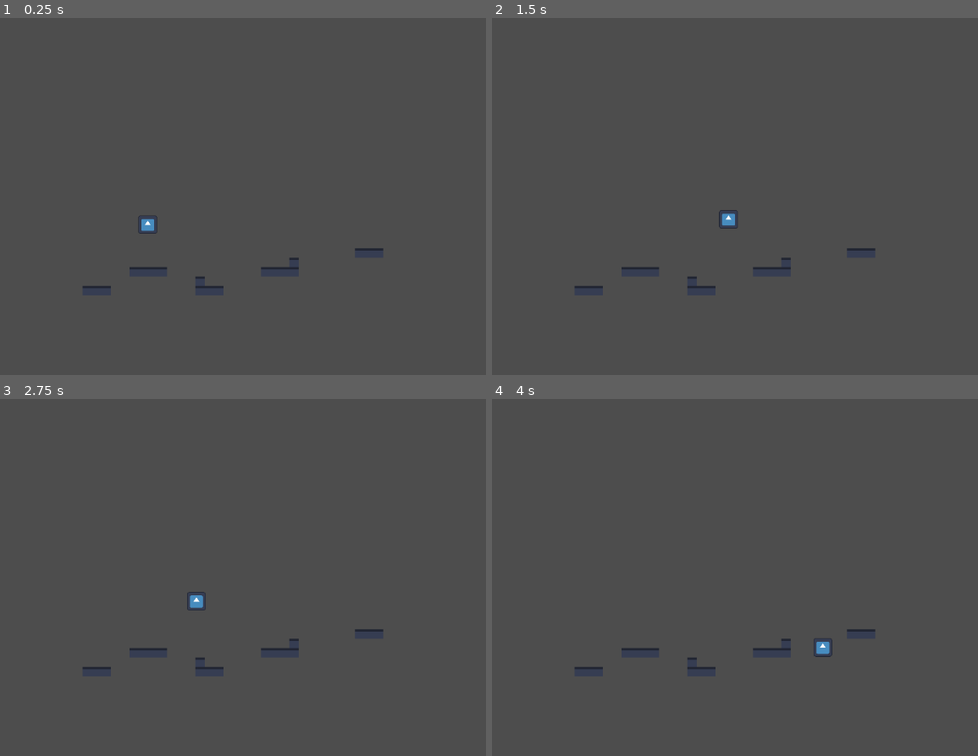
Above: before the commit, frames 1-4 (two rows, left to right).
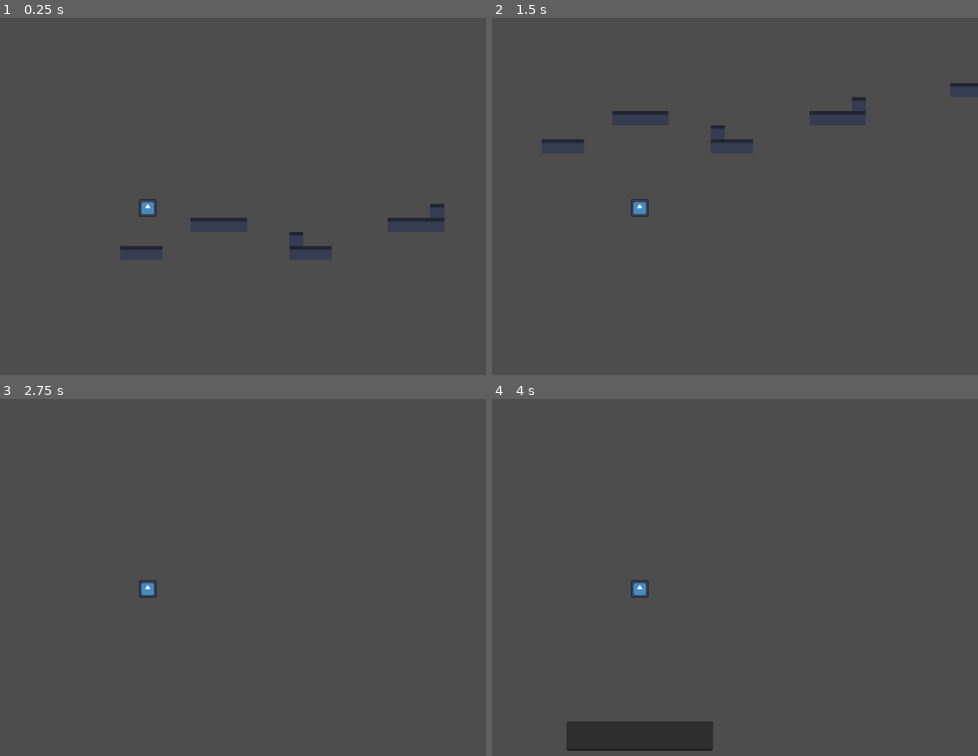
Above: after the commit, the same moments.

Repository: DamianGiannaccini/Hello-World-CUHackit
Game: Godot game, scene res://Main.tscn
Same seed, same stepped clock (60 frames per second), same inputs: the game is played once before the commit and once after it. The engine's default icon, where the game draws it, is replaced by a stand-in: a white triangle on a blue panel in a dark square.
Inputs:
- Up to frame 1 (0.25 s): no input
- Up to frame 2 (1.5 s): tap Enter (Enter) at 0.5, 0.6 s; hold D (Right) from 0.53 s (still down); tap W (Jump) at 0.77, 1.07 s; tap Tab (InputBar) at 0.8, 1.35 s
- Up to frame 3 (2.75 s): tap W (Jump) at 1.52, 1.55, 1.82, 2.1 s; release D (Right) at 2.03 s; hold A (Left) from 2.03 s (still down); tap Enter (Enter) at 2.3 s
- Up to frame 4 (4 s): release A (Left) at 2.78 s; hold D (Right) from 2.78 s (still down); tap S (Crouch) at 2.85 s; tap W (Jump) at 3.02, 3.32, 3.77, 3.8 s; tap Tab (InputBar) at 3.05 s; tap Enter (Enter) at 3.6 s

The runs differ from the first frame. In frame 1, 1.1% of the frame differs, in the area x 17-92%, y 50-76%; in frame 2, 1.1%; in frame 3, 0.5%; in frame 4, 3.0%, in the area x 15-79%, y 50-99%.

Commit message:
Finished Question System

Diff:
--- a/cu-hackit-hello-world/Camera.gd
+++ b/cu-hackit-hello-world/Camera.gd
@@ -3,4 +3,4 @@
 @export var target : Node2D
 
 func _process(delta: float) -> void:
-	position = target.global_position
+	position = target.position
--- a/cu-hackit-hello-world/Main.tscn
+++ b/cu-hackit-hello-world/Main.tscn
@@ -1,6 +1,7 @@
 [gd_scene format=4 uid="uid://dqwi1sorijt4c"]
 
 [ext_resource type="Script" uid="uid://ccp7g40tfb3i" path="res://Camera.gd" id="1_uu6xs"]
+[ext_resource type="PackedScene" uid="uid://cuddgi4mduk3g" path="res://UI.tscn" id="2_cm0pq"]
 [ext_resource type="Texture2D" uid="uid://bdsucn8y8bau5" path="res://icon.svg" id="2_r0du0"]
 [ext_resource type="PackedScene" uid="uid://b5nxf7a0gsuy5" path="res://player.tscn" id="3_r0du0"]
 
@@ -79,13 +80,18 @@
 [node name="Node2D" type="Node2D" unique_id=1225086017]
 
 [node name="Camera2D" type="Camera2D" parent="." unique_id=534792150 node_paths=PackedStringArray("target")]
+zoom = Vector2(1.5, 1.5)
 script = ExtResource("1_uu6xs")
 target = NodePath("../Player")
+
+[node name="CanvasLayer" type="CanvasLayer" parent="Camera2D" unique_id=324012398]
+
+[node name="Control" parent="Camera2D/CanvasLayer" unique_id=1620173255 instance=ExtResource("2_cm0pq")]
 
 [node name="TileMapLayer" type="TileMapLayer" parent="." unique_id=1769999956]
 tile_map_data = PackedByteArray("AAABAAAAAAABAAAAAAACAAAAAAABAAAAAAADAAAAAAABAAAAAAAGAP7/AAABAAAAAAAHAP7/AAABAAAAAAAIAP …(224 unchanged characters)…
 tile_set = SubResource("TileSet_fos0i")
 
-[node name="Player" parent="." unique_id=1730243485 instance=ExtResource("3_r0du0")]
-position = Vector2(127, -133)
-scale = Vector2(0.24906938, 0.24525562)
+[node name="Player" parent="." unique_id=2026999712 instance=ExtResource("3_r0du0")]
+position = Vector2(46.999996, -71.99999)
+scale = Vector2(0.16000044, 0.16000044)
--- a/cu-hackit-hello-world/UI.tscn
+++ b/cu-hackit-hello-world/UI.tscn
@@ -10,7 +10,6 @@
 grow_horizontal = 2
 grow_vertical = 2
 script = ExtResource("1_b3bc3")
-question_list = Array[Array]([["What kind of bear is best?\\nA: Black\\tB: Brown", "A"], ["Q2", "B"], ["Q3", "C"], ["Q4", "D"], ["Q5", "E"]])
 
 [node name="TextInput" type="TextEdit" parent="." unique_id=1640274861]
 visible = false
--- a/cu-hackit-hello-world/UIController.gd
+++ b/cu-hackit-hello-world/UIController.gd
@@ -1,14 +1,28 @@
 extends Control
 
-@export var question_list : Array[Array]
+var question_list =[
+	["What kind of bear is best?\nA: Black     B: Brown", "A"],
+	["Q2", "B"],
+	["Q3", "C"],
+	["Q4", "D"],
+	["Q5", "E"]
+]
 
+var curr_index = -1
+var cam
+
+@export var slowed_time : float = 0.25
+
+func _ready() -> void:
+	cam = get_parent().get_parent()
 
 func on_text_entered() -> void:
 	var text : String = $TextInput.get_line(0)
 	text = text.strip_edges()
 
 	if text.nocasecmp_to("Attack()") == 0:
-		prompt_question(0)
+		curr_index = 0
+		prompt_question()
 	elif text.nocasecmp_to("Crouch()") == 0:
 		print("Crouch")
 	elif text.nocasecmp_to("Block()") == 0:
@@ -16,15 +30,35 @@
 
 	$TextInput.text = ""
 
-func prompt_question(index : int):
-	$QuestionLabel.text = question_list[index][0]
+func prompt_question():
+	$QuestionLabel.text = question_list[curr_index][0]
 	$QuestionLabel.visible = true
+
+func answer_question():
+	var text : String = $TextInput.get_line(0)
+	text = text.strip_edges()
+
+	if text.nocasecmp_to(question_list[curr_index][1]) == 0:
+		print("Success")
+		$TextInput.visible = false
+	else:
+		print("Fail")
+
+	$TextInput.text = ""
+	$QuestionLabel.visible = false
 
 func _process(delta: float) -> void:
 	if Input.is_action_just_pressed("Enter"):
-		on_text_entered()
+		if $QuestionLabel.visible:
+			answer_question()
+		else:
+			on_text_entered()
 	elif(Input.is_action_just_pressed("InputBar")):
 		if $TextInput.visible:
 			$TextInput.visible = false
+			cam.target.is_player_active = true
+			Engine.time_scale = 1.0
 		else:
 			$TextInput.visible = true
+			cam.target.is_player_active = false
+			Engine.time_scale = slowed_time
--- a/cu-hackit-hello-world/character.gd
+++ b/cu-hackit-hello-world/character.gd
@@ -4,6 +4,7 @@
 @export var SPEED = 200.0
 @export var JUMP_VELOCITY = -700.0
 
+var is_player_active = true
 
 func _physics_process(delta: float) -> void:
 	# Add the gravity.
@@ -11,13 +12,13 @@
 		velocity += get_gravity() * delta
 
 	# Handle jump.
-	if Input.is_action_just_pressed("Jump") and is_on_floor():
+	if Input.is_action_just_pressed("Jump") and is_on_floor() and is_player_active:
 		velocity.y = JUMP_VELOCITY
 
 	# Get the input direction and handle the movement/deceleration.
 	# As good practice, you should replace UI actions with custom gameplay actions.
 	var direction := Input.get_axis("Left", "Right")
-	if direction:
+	if direction and is_player_active:
 		velocity.x = direction * SPEED
 	else:
 		velocity.x = move_toward(velocity.x, 0, SPEED)
--- a/cu-hackit-hello-world/player.tscn
+++ b/cu-hackit-hello-world/player.tscn
@@ -7,14 +7,12 @@
 radius = 73.0
 height = 146.0
 
-[node name="Node2D" type="Node2D" unique_id=1730243485]
-
-[node name="Character" type="CharacterBody2D" parent="." unique_id=2026999712]
+[node name="Character" type="CharacterBody2D" unique_id=2026999712]
 script = ExtResource("1_onrkg")
 JUMP_VELOCITY = -400.0
 
-[node name="CollisionShape2D" type="CollisionShape2D" parent="Character" unique_id=341407007]
+[node name="CollisionShape2D" type="CollisionShape2D" parent="." unique_id=341407007]
 shape = SubResource("CapsuleShape2D_onrkg")
 
-[node name="Sprite2D" type="Sprite2D" parent="Character" unique_id=52624817]
+[node name="Sprite2D" type="Sprite2D" parent="." unique_id=52624817]
 texture = ExtResource("1_4flbx")
--- a/cu-hackit-hello-world/project.godot
+++ b/cu-hackit-hello-world/project.godot
@@ -40,6 +40,7 @@
 "deadzone": 0.2,
 "events": [Object(InputEventKey,"resource_local_to_scene":false,"resource_name":"","device":-1,"window_id":0,"alt_press …(192 unchanged characters)…
 , Object(InputEventKey,"resource_local_to_scene":false,"resource_name":"","device":-1,"window_id":0,"alt_pressed":false …(186 unchanged characters)…
+, Object(InputEventKey,"resource_local_to_scene":false,"resource_name":"","device":-1,"window_id":0,"alt_pressed":false,"shift_pressed":false,"ctrl_pressed":false,"meta_pressed":false,"pressed":false,"keycode":0,"physical_keycode":32,"key_label":0,"unicode":32,"location":0,"echo":false,"script":null)
 ]
 }
 Crouch={
